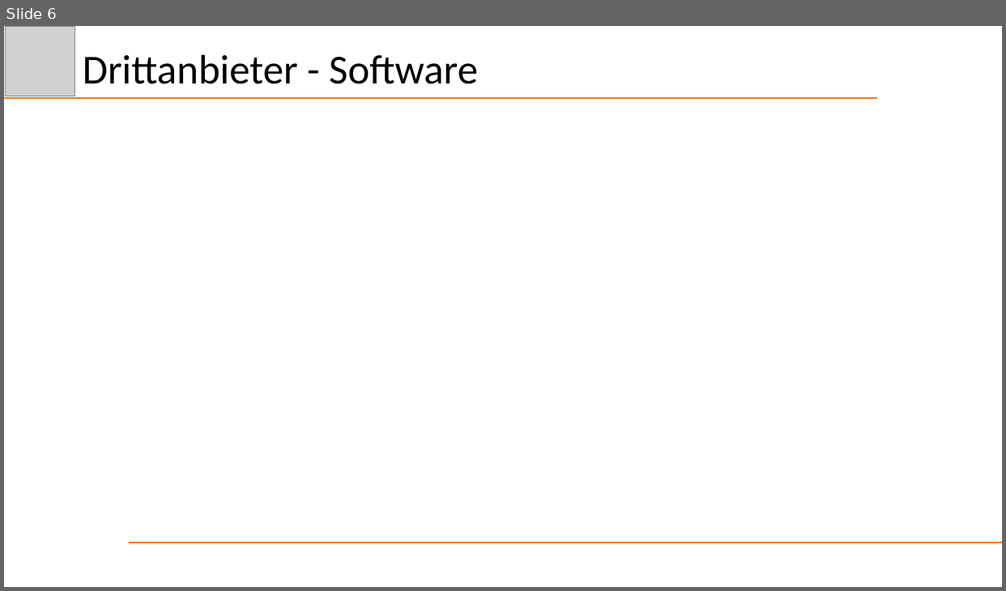
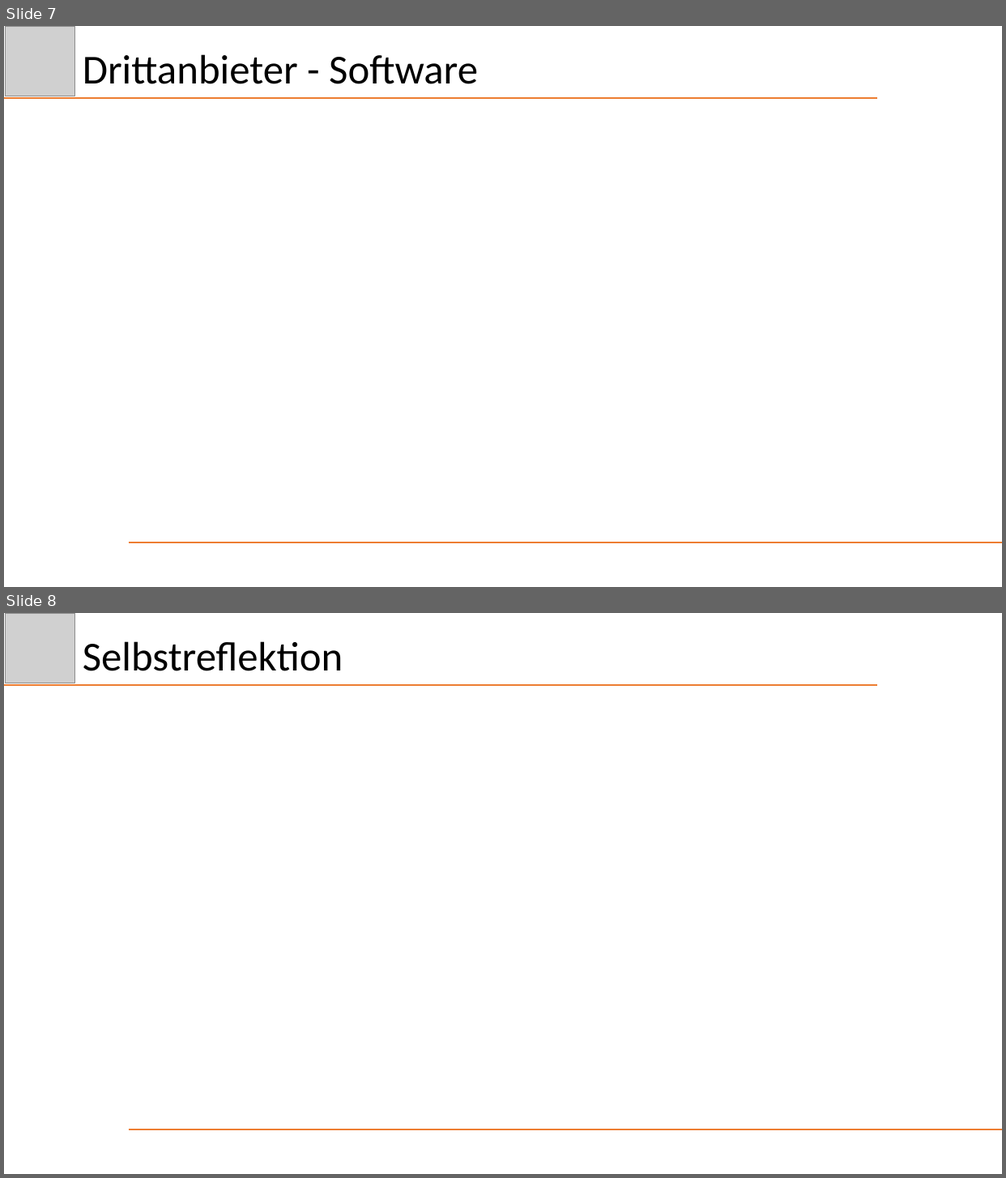
Before and after one commit to Schnitzel128/sejava, a slide deck: Präsentation/DezHex.pptx. Shown one above the other, each under a label of ours: slide 6 before the commit, slides 7 and 8 after it. The pictures are 1006x591 and 1006x1178 pixels, drawn with LibreOffice and Linux fonts; fonts in the diff are those of the drawing; grey boxes stand for pictures. Boxes give left, top, right and bottom in pixels: in the first picture for what was removed or moved away, otherwise in the second. Text is boxed around its words. In the diff, an @@ line names an element or a change of style, - is before the commit and + after.

```diff
--- a/Präsentation/DezHex.pptx
+++ b/Präsentation/DezHex.pptx
@@ slide 8 added at box(4, 613, 1002, 1174), background #FFFFFF @@
@@ picture added at box(6, 613, 75, 683) @@
@@ title added at box(83, 641, 343, 671), 39.6 pt, text #000000 @@
+Selbstreflektion
@@ line added from (4, 685) to (878, 685), #ED7D31 1.5 pt @@
@@ line added from (129, 1130) to (1002, 1130), #ED7D31 1.5 pt @@
@@ what was slide 6 is now slide 7 @@
```
Also in this commit, not shown: 1 slide changed, 2 other slides added, 1 slide removed.
